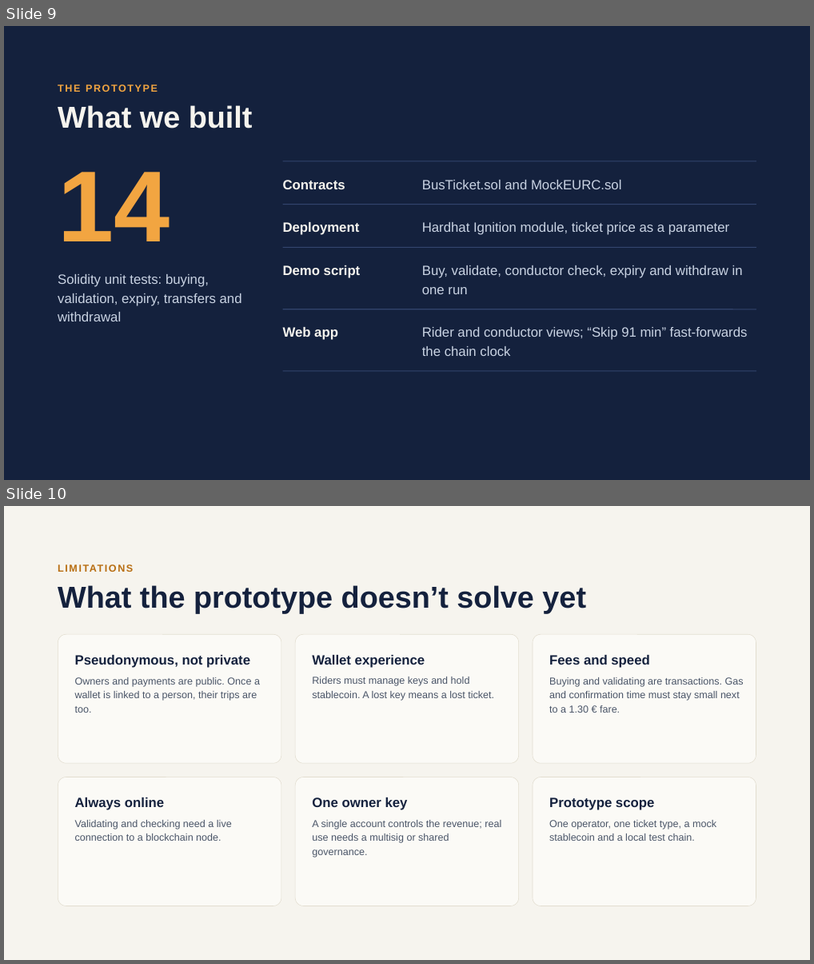
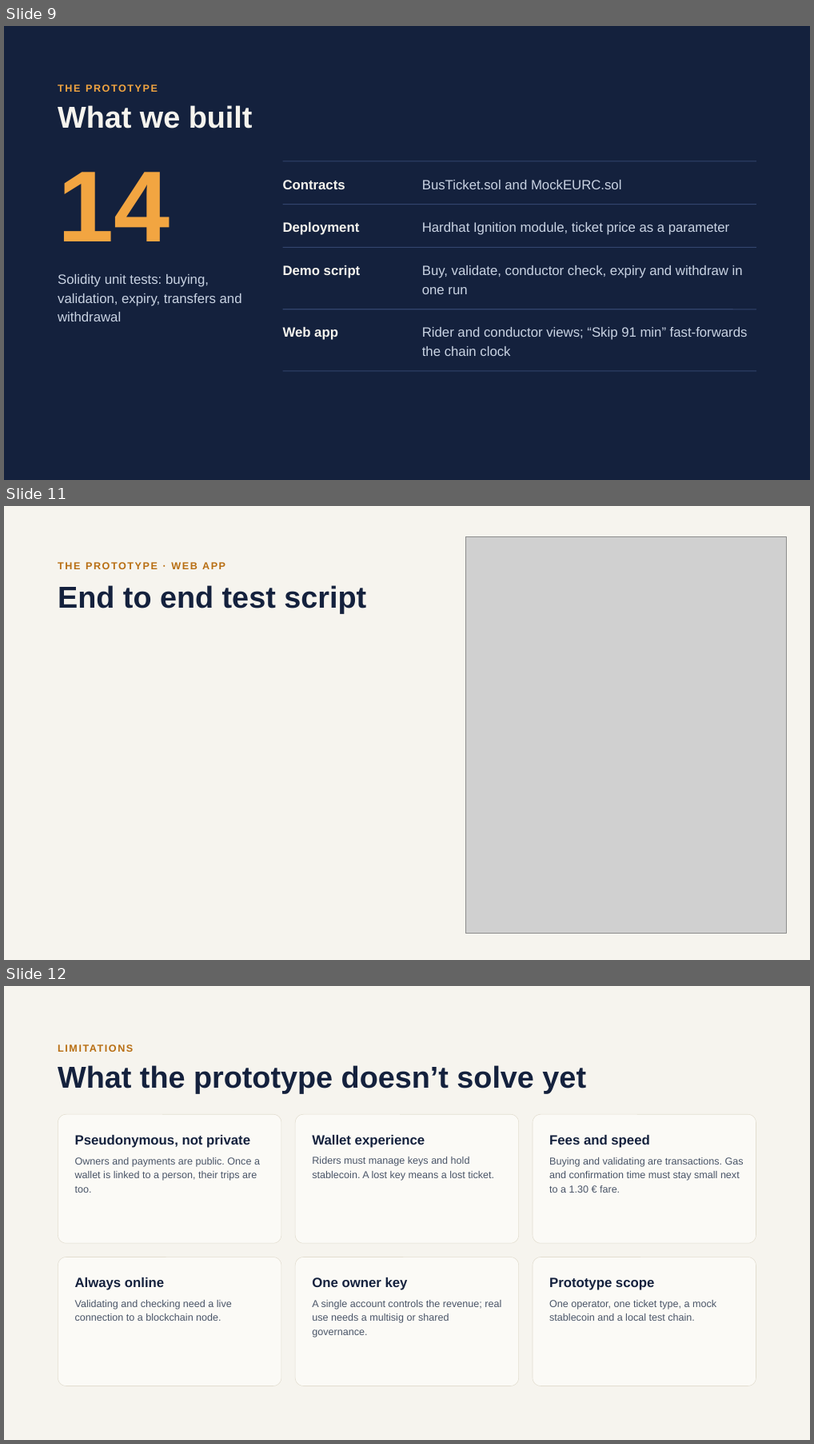
Before and after one commit to iv-sukhanov/bussito_salerno, a slide deck: presentation/Bussito_Salerno.pptx. Shown one above the other, each under a label of ours: slides 9 and 10 before the commit, slides 9, 11 and 12 after it; the slides between them are not shown. The pictures are 814x964 and 814x1444 pixels, drawn with LibreOffice and Linux fonts; fonts in the diff are those of the drawing; grey boxes stand for pictures. Boxes give left, top, right and bottom in pixels: in the first picture for what was removed or moved away, otherwise in the second. Text is boxed around its words. In the diff, an @@ line names an element or a change of style, - is before the commit and + after.

```diff
--- a/presentation/Bussito_Salerno.pptx
+++ b/presentation/Bussito_Salerno.pptx
@@ slide 11 added at (4,506,810,960), background #F6F4EE @@
@@ picture added at (466,536,787,933) @@
@@ text added at (58,562,226,569), 12 pt, text #B86E12, bold @@
+THE PROTOTYPE · WEB APP
@@ text added at (58,585,366,613), 36 pt, text #14213D, bold @@
+End to end test script
@@ what was slide 10 is now slide 12 @@
```
Also in this commit, not shown: 2 slides changed, 1 other slide added, 7 other files.
